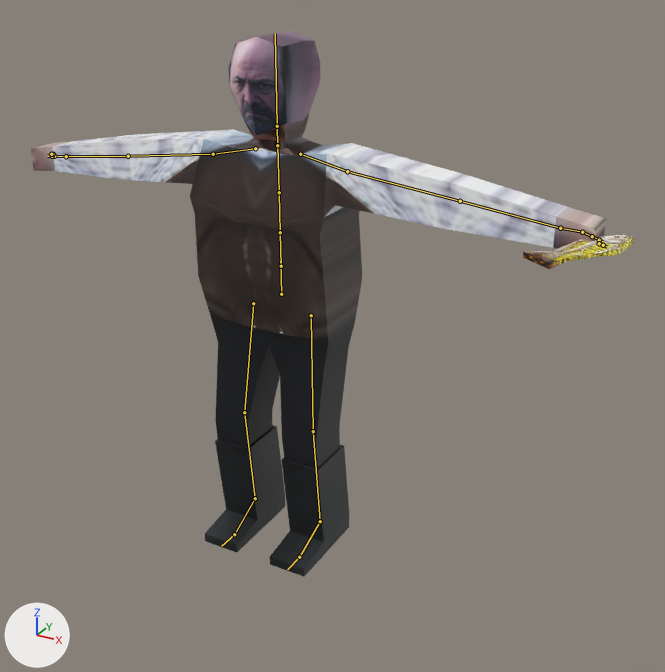
Two versions of the FBX model 3D Models/MixamoRuiz.fbx, one commit apart.
Before and after are seen from a 50 mm camera at (10.19, -16.18, 13.48) aimed at (1.64, -0.64, 5.71). The axes (+X, +Y, +Z) are drawn at lower left. The lights are the same throughout. The older version comes first. The bones that change, and the others that lie on the model, are drawn over the model as lines.

The first picture shows 'PeineDorado', 'PeineFeo', 'Ruiz'.
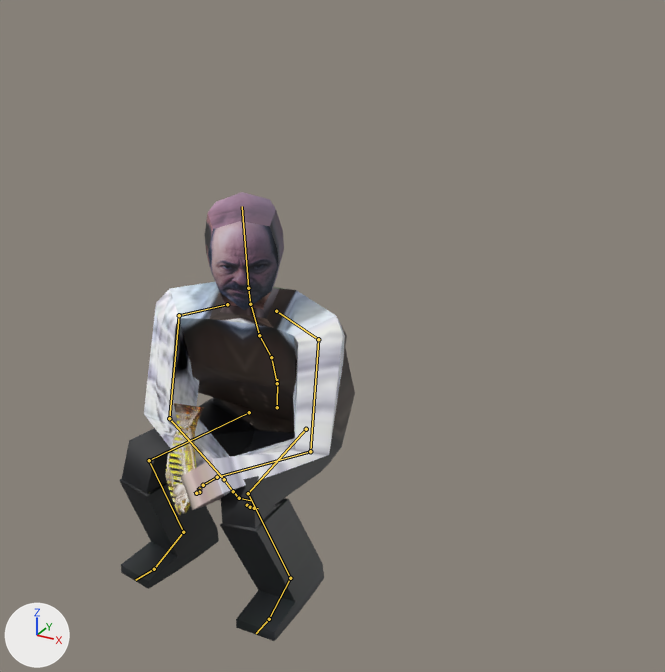
The newer file adds an action. The first version stands in its rest pose; the second is drawn at frame 1 of the action 'Armature|Sit-loop'.

What differs and where, as boxes (x1, y1, x2, y2) in the pictures (665 x 672 px):
'Ruiz', posed (59% narrower, 18% shorter)
    before: (31, 31, 606, 577)
    after: (119, 192, 355, 641)
'PeineDorado', posed (65% narrower, 232% taller)
    before: (523, 236, 634, 269)
    after: (166, 403, 204, 515)
'PeineFeo', posed
    before: (535, 235, 632, 258)
    after: (165, 410, 198, 514)
bone 'mixamorig:Hips', root to tip
    before: (281, 294) to (280, 261)
    after: (277, 407) to (277, 379)
bone 'mixamorig:Spine', root to tip
    before: (281, 266) to (280, 232)
    after: (277, 383) to (271, 357)
bone 'mixamorig:Spine1', root to tip
    before: (280, 232) to (279, 192)
    after: (271, 357) to (259, 335)
bone 'mixamorig:Spine2', root to tip
    before: (279, 192) to (277, 144)
    after: (259, 335) to (250, 303)
bone 'mixamorig:Neck', root to tip
    before: (277, 145) to (277, 126)
    after: (250, 304) to (248, 288)
bone 'mixamorig:Head', root to tip
    before: (277, 126) to (275, 33)
    after: (248, 288) to (242, 206)
bone 'mixamorig:LeftShoulder', root to tip
    before: (300, 154) to (347, 171)
    after: (276, 311) to (318, 339)
bone 'mixamorig:LeftArm', root to tip
    before: (347, 171) to (460, 201)
    after: (318, 339) to (310, 451)
bone 'mixamorig:LeftForeArm', root to tip
    before: (460, 201) to (560, 228)
    after: (310, 451) to (217, 477)
bone 'mixamorig:LeftHand', root to tip
    before: (560, 228) to (582, 232)
    after: (217, 477) to (203, 485)
bone 'mixamorig:LeftHandIndex1', root to tip
    before: (582, 232) to (592, 236)
    after: (203, 485) to (199, 489)
bone 'mixamorig:LeftHandIndex2', root to tip
    before: (592, 236) to (599, 239)
    after: (199, 489) to (197, 490)
bone 'mixamorig:LeftHandIndex3', root to tip
    before: (599, 240) to (602, 241)
    after: (199, 491) to (196, 492)
bone 'mixamorig:RightShoulder', root to tip
    before: (255, 148) to (213, 154)
    after: (227, 304) to (179, 315)
bone 'mixamorig:RightArm', root to tip
    before: (213, 154) to (128, 156)
    after: (179, 315) to (169, 418)
bone 'mixamorig:RightForeArm', root to tip
    before: (128, 156) to (66, 156)
    after: (169, 418) to (224, 479)
bone 'mixamorig:RightHand', root to tip
    before: (66, 156) to (54, 156)
    after: (224, 479) to (233, 491)
bone 'mixamorig:RightHandIndex1', root to tip
    before: (54, 156) to (52, 156)
    after: (233, 491) to (239, 498)
bone 'mixamorig:RightHandIndex2', root to tip
    before: (52, 156) to (47, 156)
    after: (239, 498) to (250, 500)
bone 'mixamorig:LeftUpLeg', root to tip
    before: (311, 315) to (313, 431)
    after: (306, 429) to (248, 493)
bone 'mixamorig:LeftLeg', root to tip
    before: (313, 431) to (320, 521)
    after: (248, 493) to (290, 578)
bone 'mixamorig:LeftFoot', root to tip
    before: (320, 521) to (299, 557)
    after: (290, 578) to (269, 619)
bone 'mixamorig:RightUpLeg', root to tip
    before: (253, 303) to (244, 412)
    after: (249, 412) to (149, 460)
bone 'mixamorig:RightLeg', root to tip
    before: (244, 412) to (255, 498)
    after: (149, 460) to (183, 532)
bone 'mixamorig:RightFoot', root to tip
    before: (255, 498) to (234, 534)
    after: (183, 532) to (154, 569)

What the commit changed:
Bone 'mixamorig:Hips' (bone_mixamorig_hips) moves from (0.0, 0.0, 0.0) to (-2.0, -271.0, 28.0).
Bone 'mixamorig:Hips' (bone_mixamorig_hips) turns from (0, 0, 0) to (3, 4, -4) degrees about its own x, y and z.
Bone 'mixamorig:Spine' (bone_mixamorig_spine) turns from (0, 0, 0) to (12, 0, 4) degrees about its own x, y and z.
Bone 'mixamorig:Spine1' (bone_mixamorig_spine1) turns from (0, 0, 0) to (17, 5, 2) degrees about its own x, y and z.
Bone 'mixamorig:Spine2' (bone_mixamorig_spine2) turns from (0, 0, 0) to (-8, 0, -5) degrees about its own x, y and z.
Bone 'mixamorig:Neck' (bone_mixamorig_neck) turns from (0, 0, 0) to (-10, -2, -1) degrees about its own x, y and z.
Bone 'mixamorig:Head' (bone_mixamorig_head) turns from (0, 0, 0) to (-7, 23, -2) degrees about its own x, y and z.
Bone 'mixamorig:LeftShoulder' (bone_mixamorig_leftshoulder) turns from (0, 0, 0) to (0, 5, 23) degrees about its own x, y and z.
Bone 'mixamorig:LeftArm' (bone_mixamorig_leftarm) turns from (0, 0, 0) to (52, -8, 52) degrees about its own x, y and z.
Bone 'mixamorig:LeftForeArm' (bone_mixamorig_leftforearm) turns from (0, 0, 0) to (-12, 32, 67) degrees about its own x, y and z.
Bone 'mixamorig:LeftHand' (bone_mixamorig_lefthand) turns from (0, 0, 0) to (40, 0, -6) degrees about its own x, y and z.
Bone 'mixamorig:LeftHandIndex1' (bone_mixamorig_lefthandindex1) turns from (0, 0, 0) to (12, 2, -2) degrees about its own x, y and z.
Bone 'mixamorig:LeftHandIndex2' (bone_mixamorig_lefthandindex2) turns from (0, 0, 0) to (5, -3, 13) degrees about its own x, y and z.
Bone 'mixamorig:LeftHandIndex3' (bone_mixamorig_lefthandindex3) turns from (0, 0, 0) to (-35, 8, -1) degrees about its own x, y and z.
Bone 'mixamorig:RightShoulder' (bone_mixamorig_rightshoulder) turns from (0, 0, 0) to (0, -6, -15) degrees about its own x, y and z.
Bone 'mixamorig:RightArm' (bone_mixamorig_rightarm) turns from (0, 0, 0) to (52, -1, -58) degrees about its own x, y and z.
Bone 'mixamorig:RightForeArm' (bone_mixamorig_rightforearm) turns from (0, 0, 0) to (-8, -29, -68) degrees about its own x, y and z.
Bone 'mixamorig:RightHand' (bone_mixamorig_righthand) turns from (0, 0, 0) to (36, 2, 25) degrees about its own x, y and z.
Bone 'mixamorig:RightHandIndex1' (bone_mixamorig_righthandindex1) turns from (0, 0, 0) to (-32, -1, -3) degrees about its own x, y and z.
Bone 'mixamorig:RightHandIndex2' (bone_mixamorig_righthandindex2) turns from (0, 0, 0) to (-16, 0, -31) degrees about its own x, y and z.
Bone 'mixamorig:LeftUpLeg' (bone_mixamorig_leftupleg) turns from (0, 0, 0) to (85, 1, 14) degrees about its own x, y and z.
Bone 'mixamorig:LeftLeg' (bone_mixamorig_leftleg) turns from (0, 0, 0) to (-92, -2, -1) degrees about its own x, y and z.
Bone 'mixamorig:LeftFoot' (bone_mixamorig_leftfoot) turns from (0, 0, 0) to (12, -11, -4) degrees about its own x, y and z.
Bone 'mixamorig:RightUpLeg' (bone_mixamorig_rightupleg) turns from (0, 0, 0) to (81, 23, 0) degrees about its own x, y and z.
Bone 'mixamorig:RightLeg' (bone_mixamorig_rightleg) turns from (0, 0, 0) to (-92, 2, 7) degrees about its own x, y and z.
Bone 'mixamorig:RightFoot' (bone_mixamorig_rightfoot) turns from (0, 0, 0) to (13, 2, 1) degrees about its own x, y and z.
